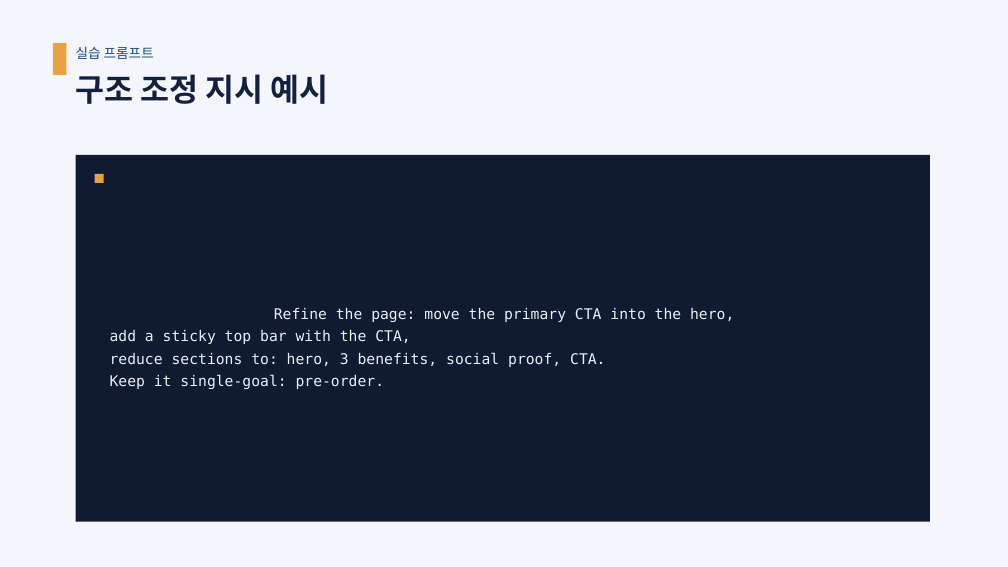
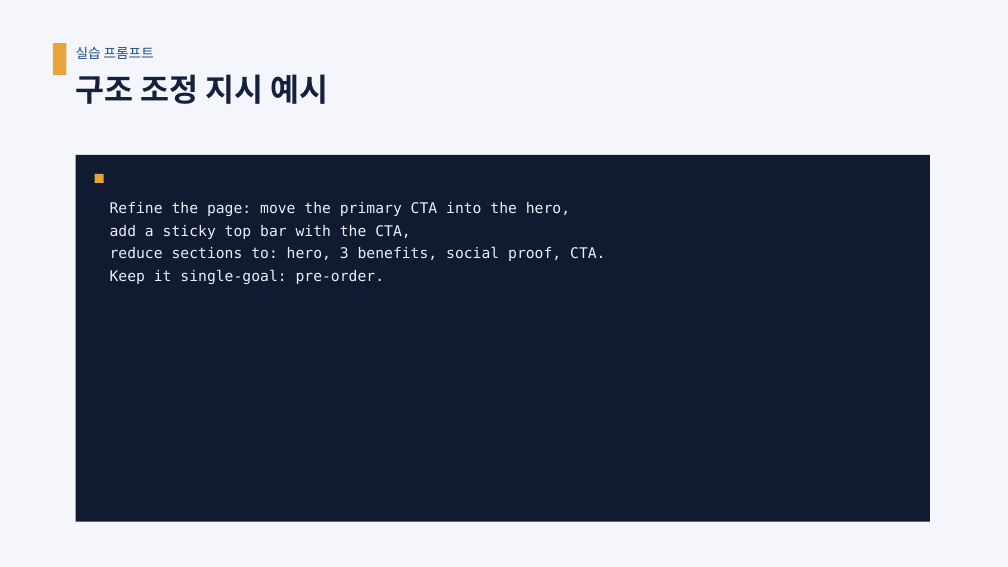
Before and after one commit to aebonlee/content, a slide deck: slide 12 of docs/slides/pptx/M5_UI시안제작.pptx. Drawn at 1008x567 pixels with LibreOffice and Linux fonts; fonts in the diff are those of the drawing. Boxes give left, top, right and bottom in pixels: in the first picture for what was removed or moved away, otherwise in the second. Text is boxed around its words. In the diff, an @@ line names an element or a change of style, - is before the commit and + after.

```diff
--- a/docs/slides/pptx/M5_UI시안제작.pptx
+++ b/docs/slides/pptx/M5_UI시안제작.pptx
@@ rectangle "Refine the page: move the ..." at [76, 155, 930, 522]: vertical alignment middle to top @@
@@ text in rectangle at [110, 202, 570, 216]: alignment centre to left @@
```
Also in this commit, not shown: 3 other slides changed, 12 other files.
